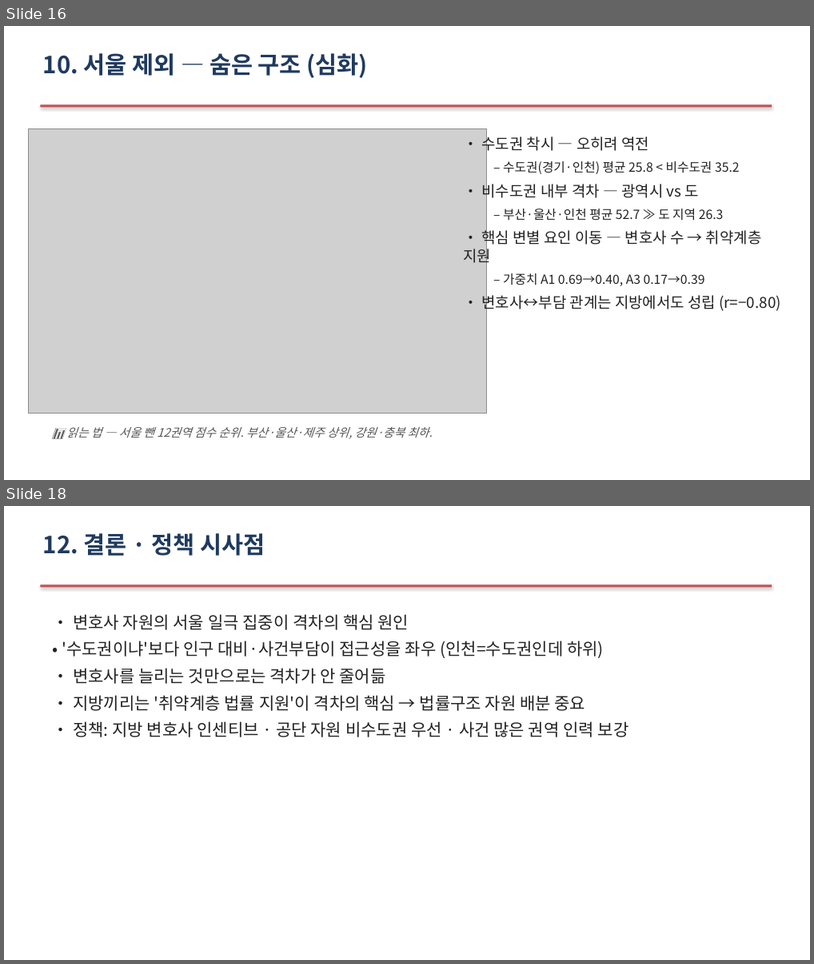
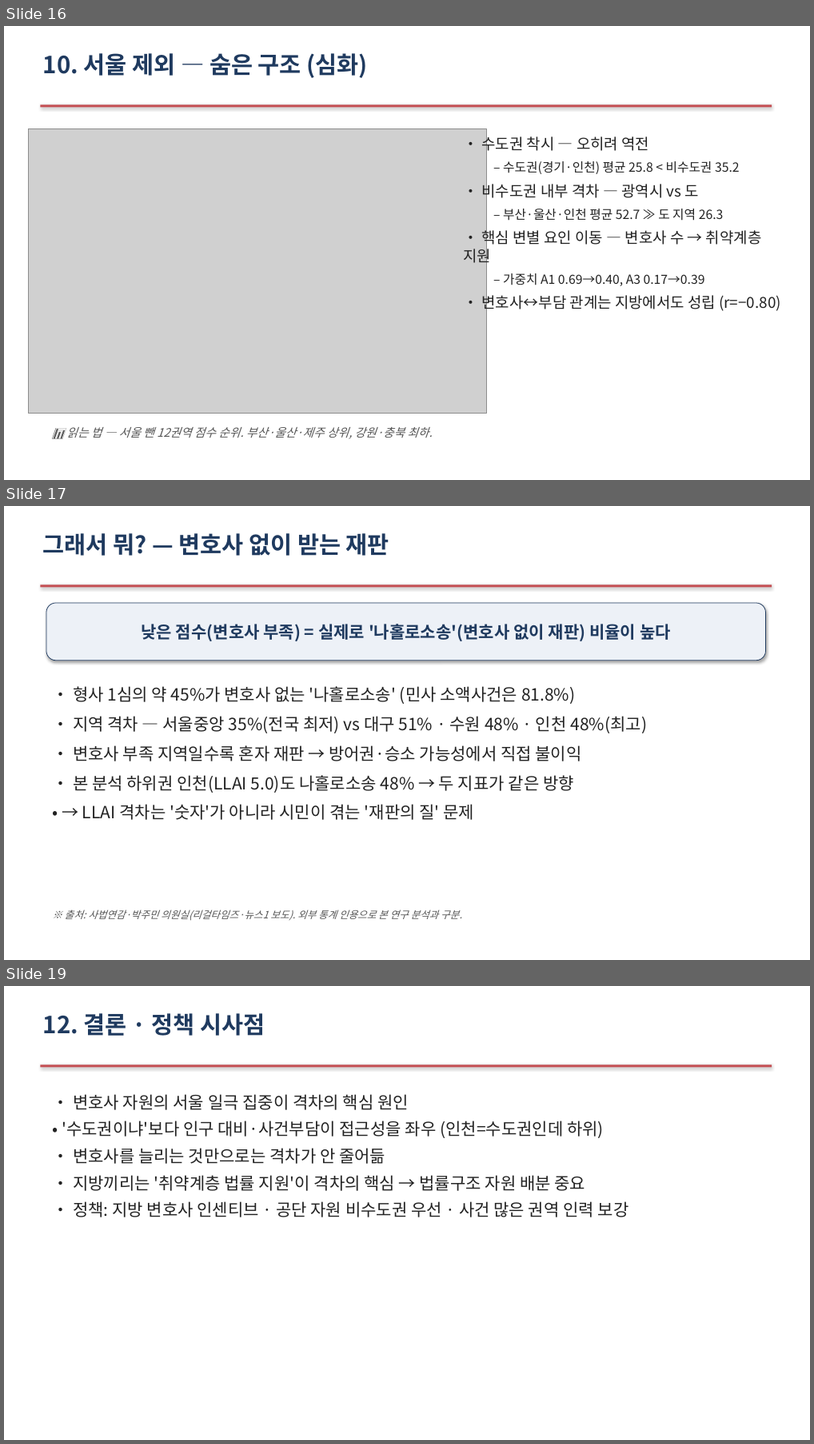
Before and after one commit to Allenkeem/llai-project, a slide deck: reports/발표자료.pptx. Shown one above the other, each under a label of ours: slides 16 and 18 before the commit, slides 16, 17 and 19 after it; the slides between them are not shown. The pictures are 814x964 and 814x1444 pixels, drawn with LibreOffice and Linux fonts; fonts in the diff are those of the drawing; grey boxes stand for pictures. Boxes give left, top, right and bottom in pixels: in the first picture for what was removed or moved away, otherwise in the second. Text is boxed around its words. In the diff, an @@ line names an element or a change of style, - is before the commit and + after.

```diff
--- a/reports/발표자료.pptx
+++ b/reports/발표자료.pptx
@@ slide 17 added at (x1=4, y1=506, x2=810, y2=960), background #FFFFFF @@
@@ text added at (x1=43, y1=533, x2=390, y2=556), 28 pt, text #1F3A5F, bold @@
+그래서 뭐? — 변호사 없이 받는 재판
@@ rectangle added at (x1=40, y1=584, x2=772, y2=587), fill #C44E52 @@
@@ rounded rectangle added at (x1=46, y1=603, x2=766, y2=660), fill #EDF1F7, outline #1F3A5F 0.75 pt, 20 pt, text #1F3A5F, bold @@
+낮은 점수(변호사 부족) = 실제로 '나홀로소송'(변호사 없이 재판) 비율이 높다
@@ text added at (x1=73, y1=686, x2=647, y2=820), 20 pt, text #222222 @@
+• 형사 1심의 약 45%가 변호사 없는 '나홀로소송' (민사 소액사건은 81.8%)
+• 지역 격차 — 서울중앙 35%(전국 최저) vs 대구 51% · 수원 48% · 인천 48%(최고)
+• 변호사 부족 지역일수록 혼자 재판 → 방어권·승소 가능성에서 직접 불이익
+• 본 분석 하위권 인천(LLAI 5.0)도 나홀로소송 48% → 두 지표가 같은 방향
+• → LLAI 격차는 '숫자'가 아니라 시민이 겪는 '재판의 질' 문제
@@ text added at (x1=65, y1=909, x2=462, y2=920), 12 pt, text #555555, italic @@
+※ 출처: 사법연감·박주민 의원실(리걸타임즈·뉴스1 보도). 외부 통계 인용으로 본 연구 분석과 구분.
@@ what was slide 18 is now slide 19 @@
```
Also in this commit, not shown: 2 slides changed, 1 other file.
